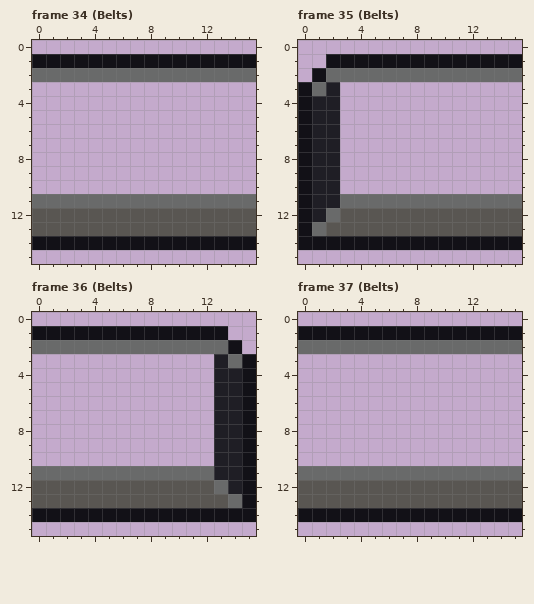
One commit to this pixel-art file: art/conveyors/conveyor.aseprite. This is how it looked before the edit.
16x16 pixels, 65 frames. Shown: frame 34 (Belts), frame 35 (Belts), frame 36 (Belts), frame 37 (Belts). The commit also changed other frames, which this record leaves out.
After:
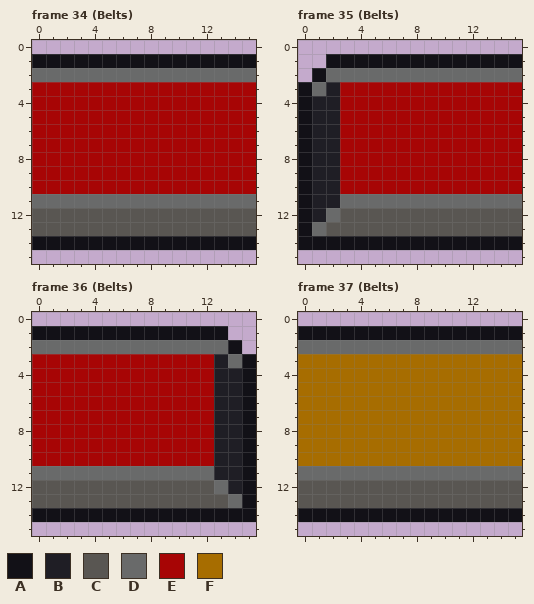
Palette (. is transparent): A #121117  B #1f1e25  C #595652  D #696a6a  E #a70505  F #a76d00
Diff:
layer "Directions(?)" now shown
Frame 34 (Belts), layer "Directions(?)":
y 3..10: x 0..15 ................ -> EEEEEEEEEEEEEEEE
Frame 35 (Belts), layer "Directions(?)":
y 3..10: x 3..15 ............. -> EEEEEEEEEEEEE
Frame 36 (Belts), layer "Directions(?)":
y 3..10: x 0..12 ............. -> EEEEEEEEEEEEE
Frame 37 (Belts), layer "Directions(?)":
y 3..10: x 0..15 ................ -> FFFFFFFFFFFFFFFF
